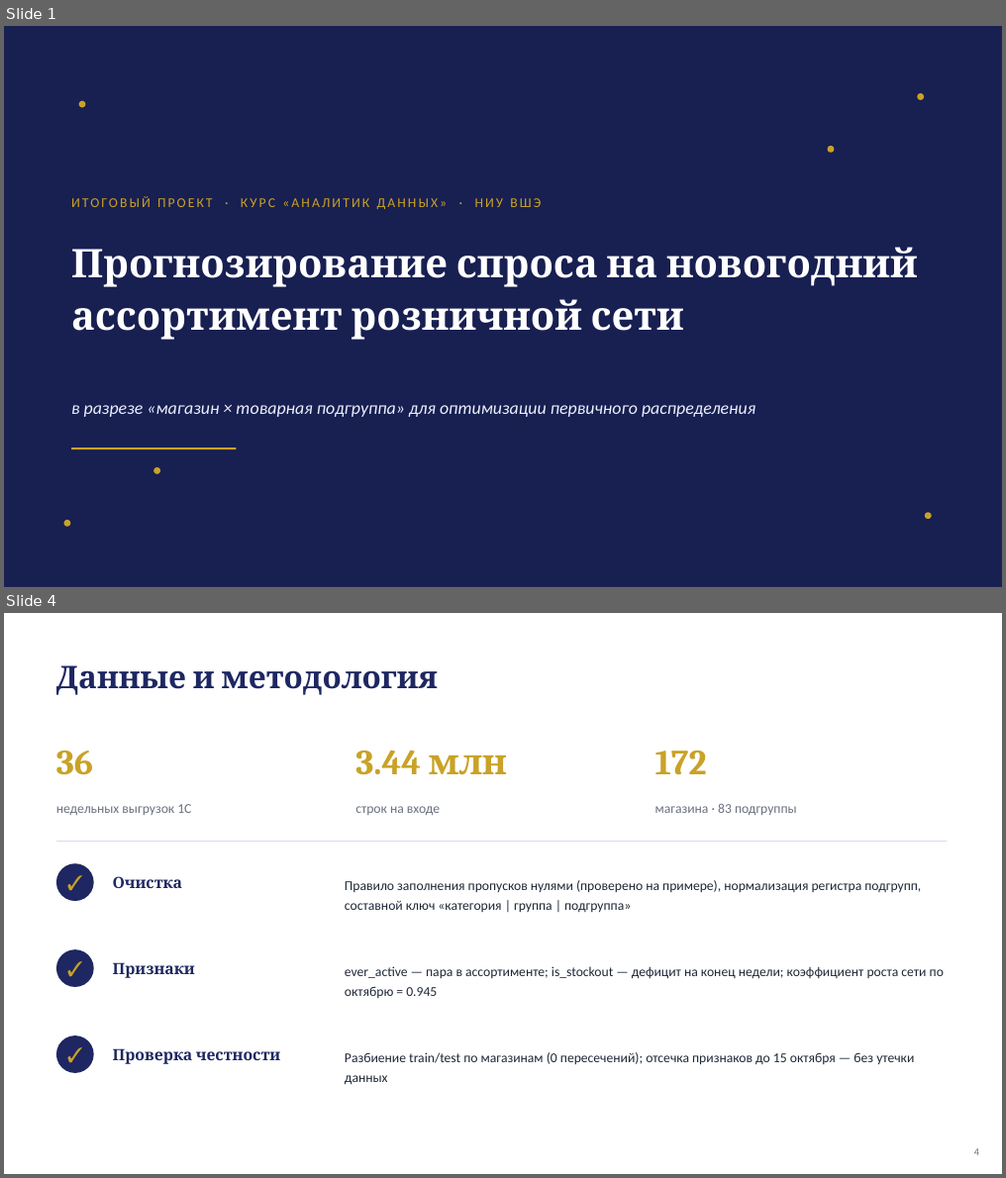
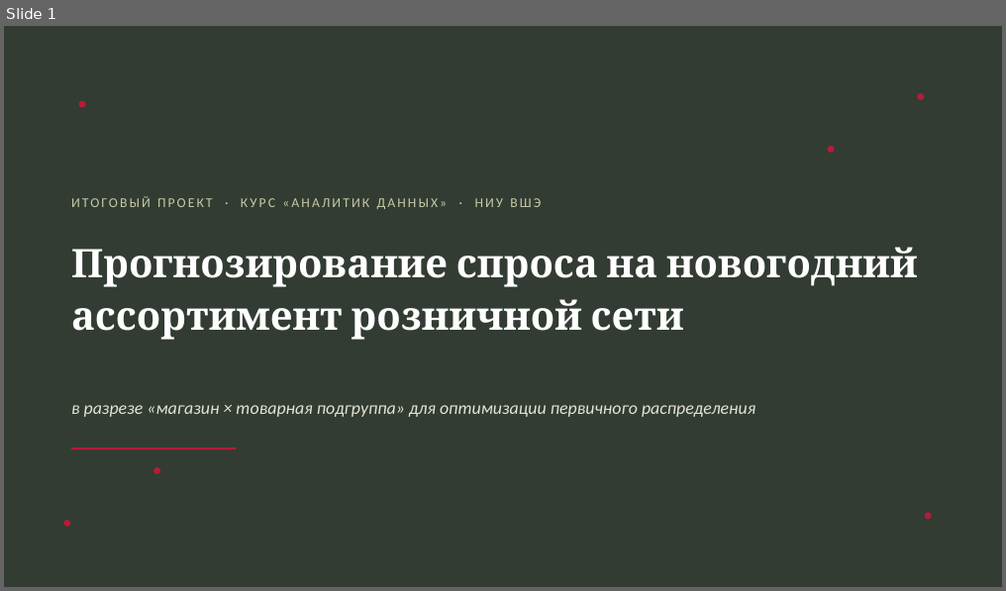
Before and after one commit to AnastasiyaEremina/final_project_hse_eremina, a slide deck: presentation/presentation.pptx. Shown one above the other, each under a label of ours: slides 1 and 4 before the commit, slide 1 after it; the slides between them are not shown. The pictures are 1006x1178 and 1006x591 pixels, drawn with LibreOffice and Linux fonts; fonts in the diff are those of the drawing. Boxes give left, top, right and bottom in pixels: in the first picture for what was removed or moved away, otherwise in the second. Text is boxed around its words. In the diff, an @@ line names an element or a change of style, - is before the commit and + after.

```diff
--- a/presentation/presentation.pptx
+++ b/presentation/presentation.pptx
@@ slide 4 removed at bbox=[4, 613, 1002, 1174], background #FFFFFF @@
@@ text removed at bbox=[56, 665, 438, 695] @@
-Данные и методология
@@ text removed at bbox=[56, 751, 93, 775] @@
-36
@@ text removed at bbox=[355, 750, 507, 775] @@
-3.44 млн
@@ text removed at bbox=[655, 751, 707, 775] @@
-172
@@ text removed at bbox=[56, 804, 191, 815] @@
-недельных выгрузок 1С
@@ text removed at bbox=[355, 806, 440, 815] @@
-строк на входе
@@ text removed at bbox=[655, 803, 797, 815] @@
-магазина · 83 подгруппы
@@ line removed from (56, 842) to (947, 842) @@
@@ ellipse removed at bbox=[56, 863, 94, 901] @@
@@ text removed at bbox=[56, 863, 94, 901] @@
-✓
@@ text removed at bbox=[113, 876, 182, 888] @@
-Очистка
@@ text removed at bbox=[345, 880, 921, 913] @@
-Правило заполнения пропусков нулями (проверено на примере), нормализация регистра подгрупп, составной ключ «категория | группа | подгруппа»
@@ ellipse removed at bbox=[56, 950, 94, 987] @@
@@ text removed at bbox=[56, 950, 94, 987] @@
-✓
@@ text removed at bbox=[113, 962, 195, 978] @@
-Признаки
@@ text removed at bbox=[345, 966, 944, 998] @@
-ever_active — пара в ассортименте; is_stockout — дефицит на конец недели; коэффициент роста сети по октябрю = 0.945
@@ ellipse removed at bbox=[56, 1036, 94, 1073] @@
@@ text removed at bbox=[56, 1036, 94, 1073] @@
-✓
@@ text removed at bbox=[113, 1049, 281, 1064] @@
-Проверка честности
@@ text removed at bbox=[345, 1053, 914, 1085] @@
-Разбиение train/test по магазинам (0 пересечений); отсечка признаков до 15 октября — без утечки данных
@@ text removed at bbox=[974, 1149, 979, 1156] @@
-4
@@ slide 1 changed as well @@
@@ background #1E2761 to #323C32 @@
@@ rectangle removed at bbox=[4, 26, 1002, 587] @@
@@ fill #C9A227 to #B61B3B in 6 elements at bbox=[79, 101, 85, 107], bbox=[918, 93, 924, 100], bbox=[63, 520, 70, 527], bbox=[925, 513, 932, 519], bbox=[153, 468, 160, 474], bbox=[828, 146, 835, 153] @@
@@ text "ИТОГОВЫЙ ПРОЕКТ · КУРС «АНАЛИТИК ..." at bbox=[71, 196, 541, 209]: text colour #C9A227 to #C5C9A6 @@
@@ text "в разрезе «магазин × товарная ..." at bbox=[71, 405, 755, 417]: text colour #EAF0FB to #E4E2D3 @@
@@ line (71, 449) - (236, 449): stroke #C9A227 2 pt to #B61B3B 2 pt @@
```
Also in this commit, not shown: 5 other slides changed, 6 slides added, 2 other slides removed, 13 other files.
